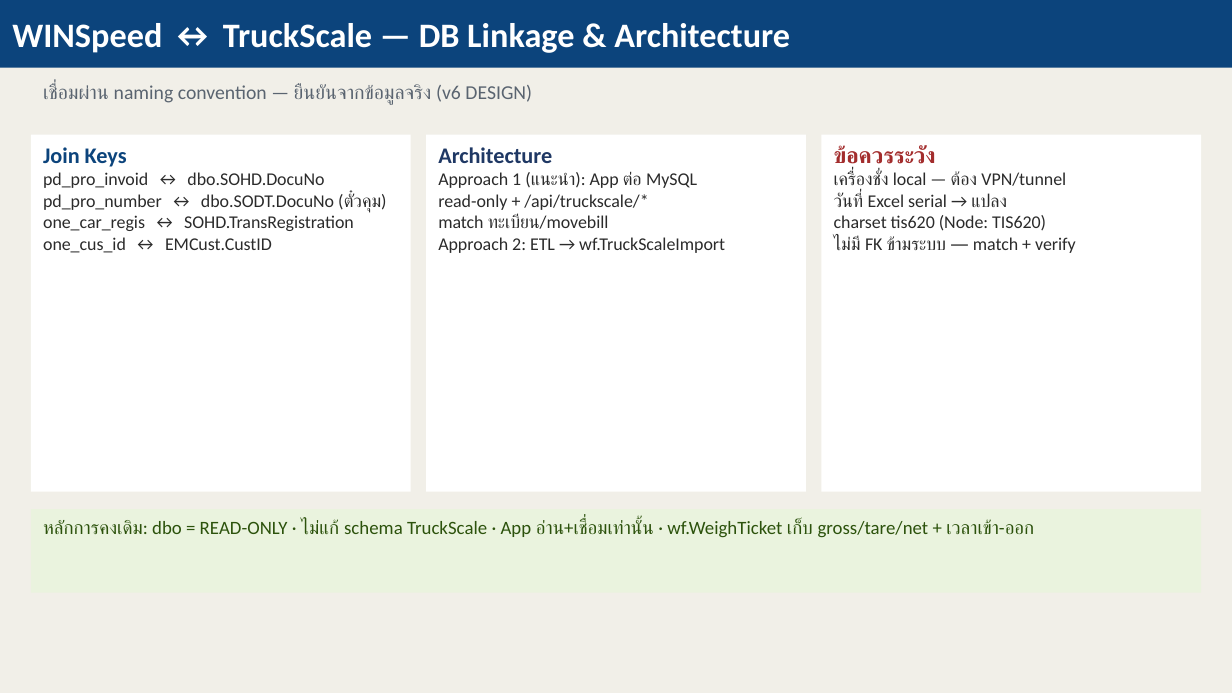
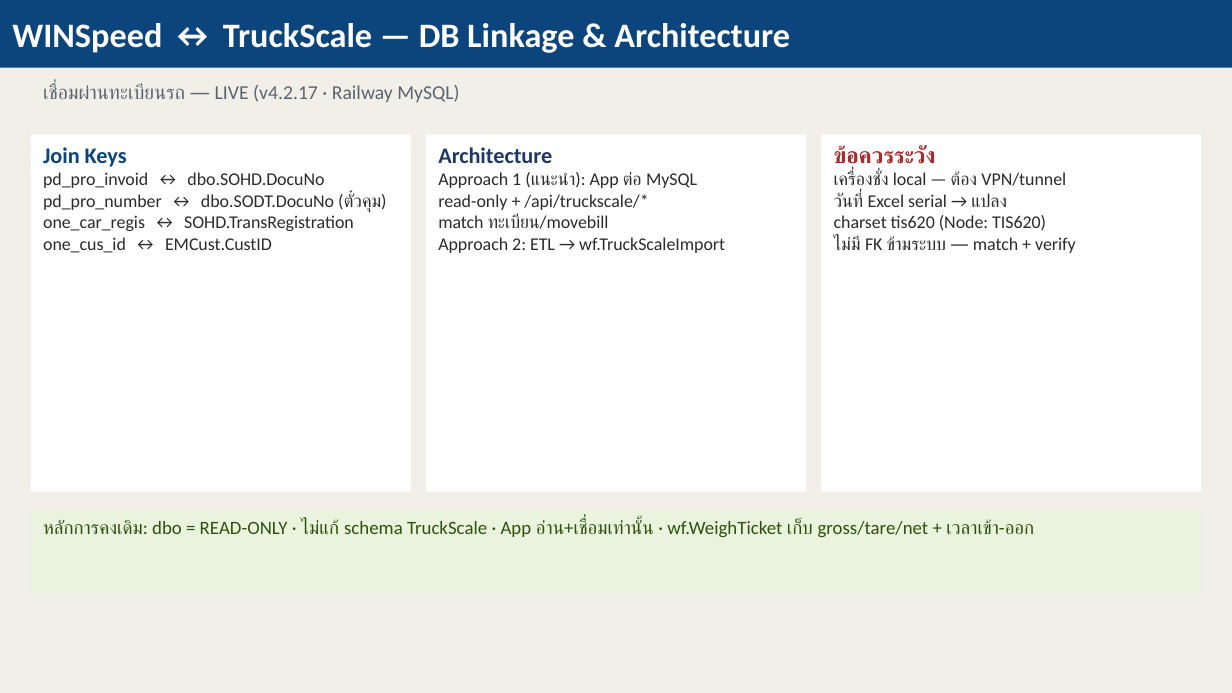
Before and after one commit to thirayume/winspeed-connect, a slide deck: slide 17 of refs/WorldFert_Presentation_v6.pptx. Drawn at 1232x693 pixels with LibreOffice and Linux fonts; fonts in the diff are those of the drawing. Boxes give left, top, right and bottom in pixels: in the first picture for what was removed or moved away, otherwise in the second. Text is boxed around its words. In the diff, an @@ line names an element or a change of style, - is before the commit and + after.

```diff
--- a/refs/WorldFert_Presentation_v6.pptx
+++ b/refs/WorldFert_Presentation_v6.pptx
@@ text at <box>43,84,459,102</box>: text changed @@
-เชื่อมผ่าน naming convention — ยืนยันจากข้อมูลจริง (v6 DESIGN)
+เชื่อมผ่านทะเบียนรถ — LIVE (v4.2.17 · Railway MySQL)
```
Also in this commit, not shown: 7 other slides changed, 2 other files.
